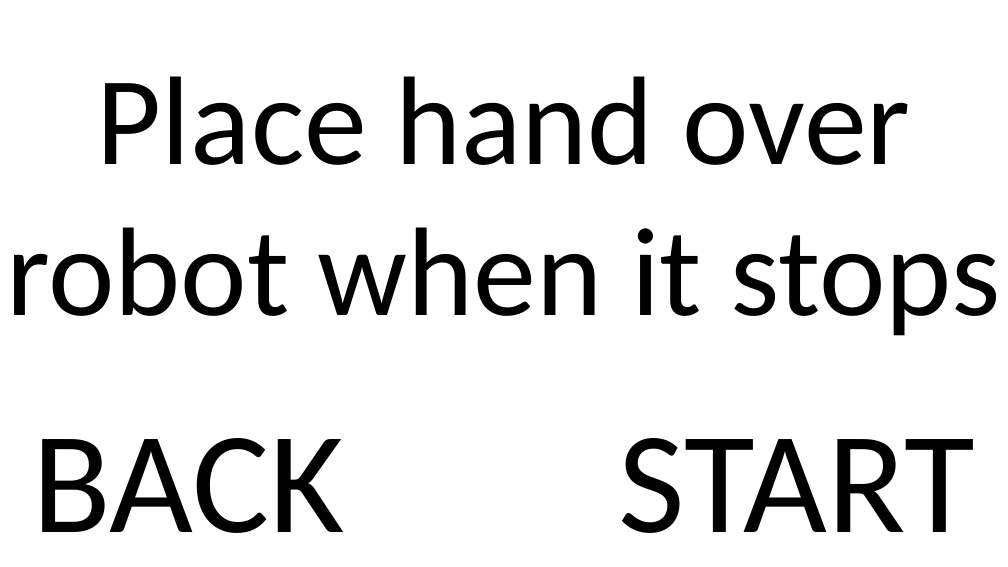
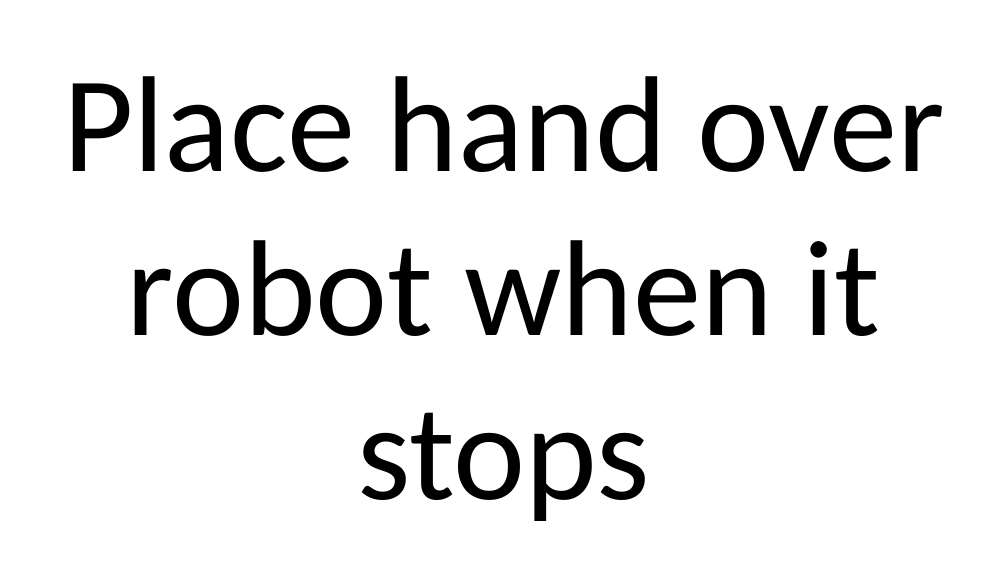
Before and after one commit to SimonRockhold/StrokeRehabRobotCapstone, a slide deck: slide 11 of Experiments/OLED_Screen/doc/screen_deck.pptx (slide 5 before the commit). Drawn at 1008x567 pixels with LibreOffice and Linux fonts; fonts in the diff are those of the drawing. Boxes give left, top, right and bottom in pixels: in the first picture for what was removed or moved away, otherwise in the second. Text is boxed around its words. In the diff, an @@ line names an element or a change of style, - is before the commit and + after.

```diff
--- a/Experiments/OLED_Screen/doc/screen_deck.pptx
+++ b/Experiments/OLED_Screen/doc/screen_deck.pptx
@@ text "Place hand over robot when ...": place and size @@
-text "Place hand over robot when ..." at (6,76,1001,336)
+text "Place hand over robot when ..." at (63,76,945,521)
@@ text "Place hand over robot when ..." at (63,76,945,521): size 120 to 130 pt @@
@@ text removed at (32,438,345,533) @@
-BACK
@@ text removed at (619,438,975,533) @@
-START
```
Also in this commit, not shown: 7 other slides changed, 10 slides added, 2 slides removed, 3 other files.
